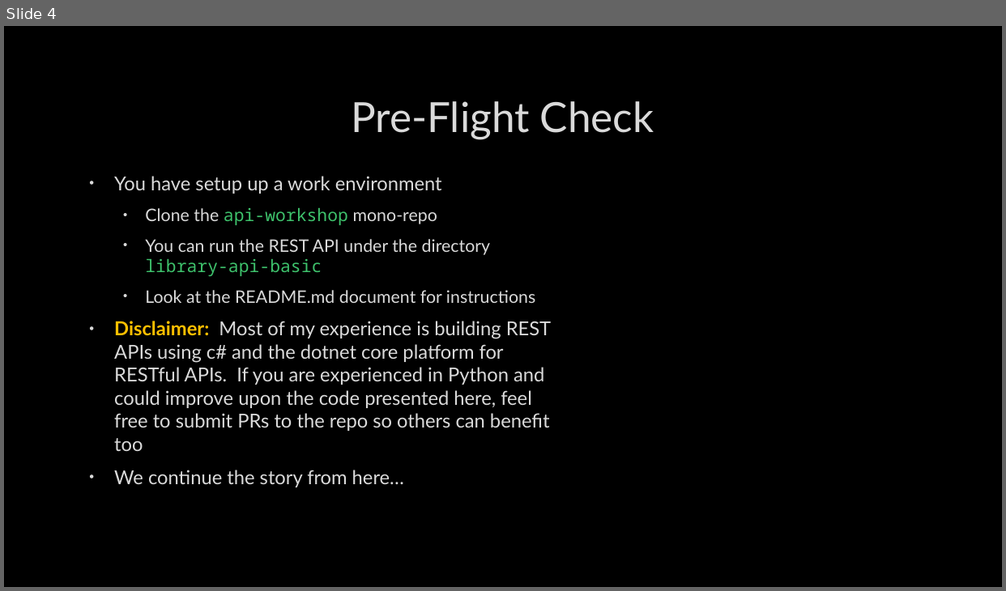
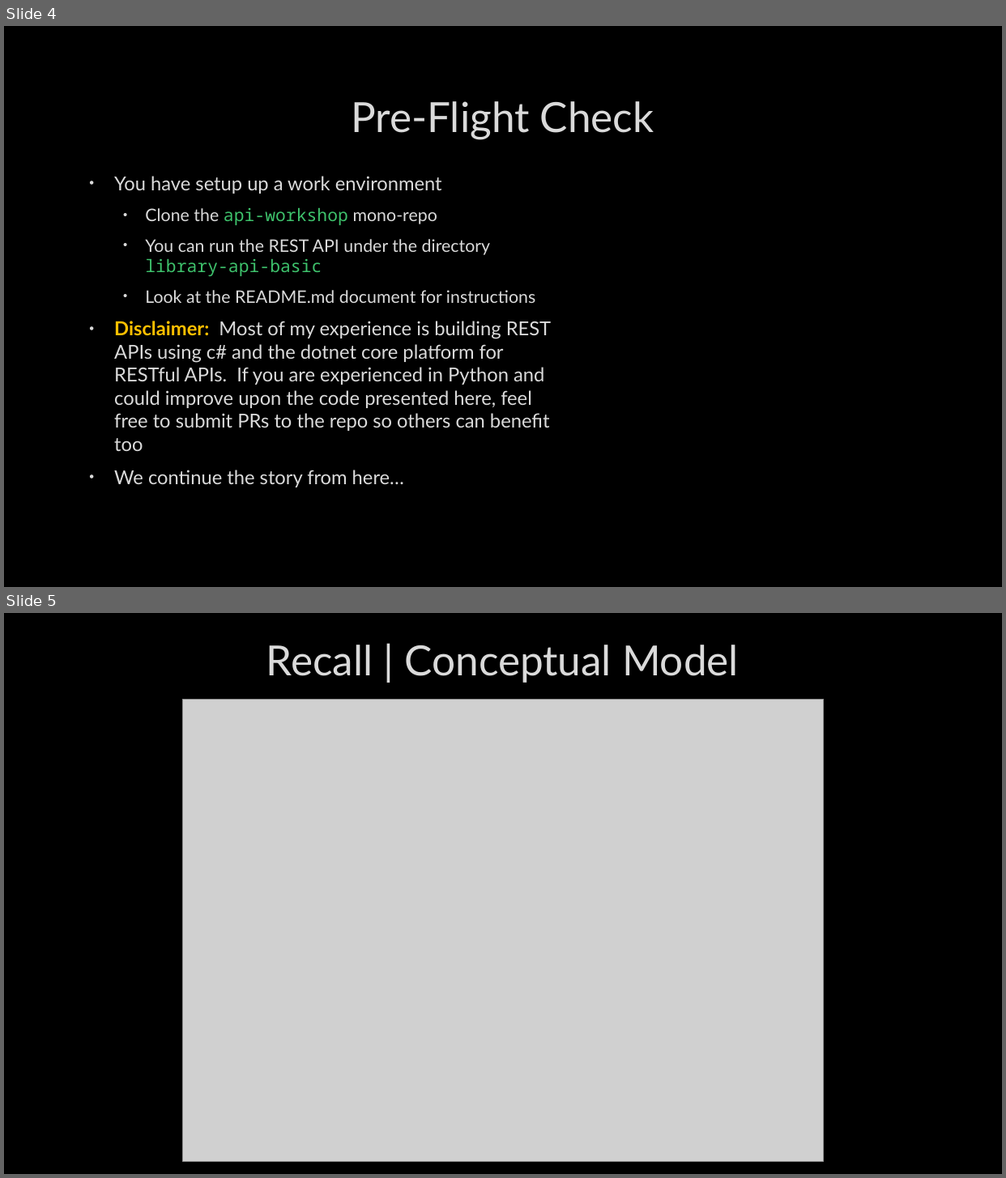
Before and after one commit to SheetMetalConnect/api-workshop, a slide deck: zzz-additional-documentation/Rest-Api-Design-Build-Run-Day-2.pptx. Shown one above the other, each under a label of ours: slide 4 before the commit, slides 4 and 5 after it. The pictures are 1006x591 and 1006x1178 pixels, drawn with LibreOffice and Linux fonts; fonts in the diff are those of the drawing; grey boxes stand for pictures; background and template pictures are left out. Boxes give left, top, right and bottom in pixels: in the first picture for what was removed or moved away, otherwise in the second. Text is boxed around its words. In the diff, an @@ line names an element or a change of style, - is before the commit and + after.

```diff
--- a/zzz-additional-documentation/Rest-Api-Design-Build-Run-Day-2.pptx
+++ b/zzz-additional-documentation/Rest-Api-Design-Build-Run-Day-2.pptx
@@ slide 5 added at [4,613,1002,1174], background picture (left out) @@
@@ title added at [266,645,739,683], 40 pt, text #DADADA @@
+Recall | Conceptual Model
@@ picture added at [182,699,824,1161] @@
```
Also in this commit, not shown: 15 other slides added, 1 other file.
